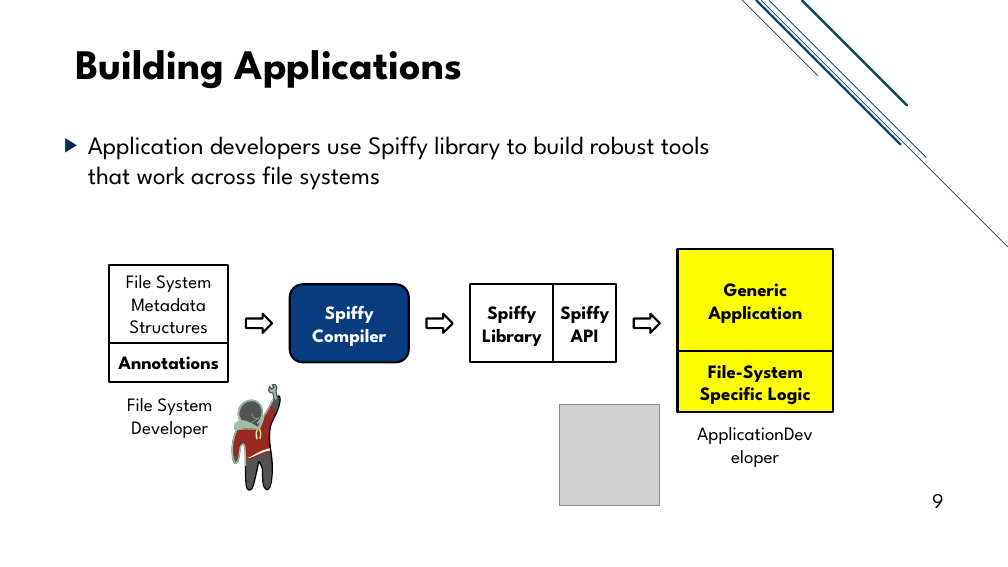
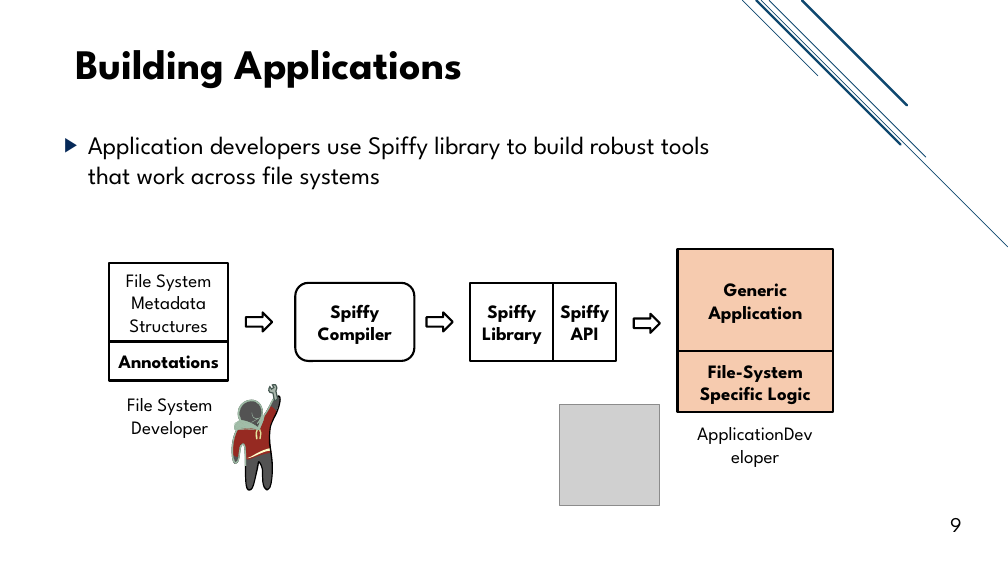
Before and after one commit to jacksun007/spiffy-paper, a slide deck: slide 9 of talk/spiffy_talk.pptx. Drawn at 1008x567 pixels with LibreOffice and Linux fonts; fonts in the diff are those of the drawing; grey boxes stand for pictures. Boxes give left, top, right and bottom in pixels: in the first picture for what was removed or moved away, otherwise in the second. Text is boxed around its words. In the diff, an @@ line names an element or a change of style, - is before the commit and + after.

Commit message:
fixed fonts, etc.

```diff
--- a/talk/spiffy_talk.pptx
+++ b/talk/spiffy_talk.pptx
@@ rectangle "Generic Application" at (x1=678, y1=249, x2=833, y2=352): fill #FFFF00 to #F6CBAF @@
@@ rounded rectangle "Spiffy Compiler" moved from (x1=290, y1=284, x2=408, y2=362) to (x1=296, y1=283, x2=414, y2=361) @@
@@ rounded rectangle "Spiffy Compiler" at (x1=296, y1=283, x2=414, y2=361): text colour #FFFFFF to #000000; fill #093B7F to none @@
@@ rectangle "File-System Specific Logic" at (x1=678, y1=352, x2=833, y2=413): fill #FFFF00 to #F6CBAF @@
@@ page number moved from (x1=932, y1=494, x2=944, y2=508) to (x1=950, y1=518, x2=962, y2=532) @@
```
Also in this commit, not shown: 39 other slides changed.
